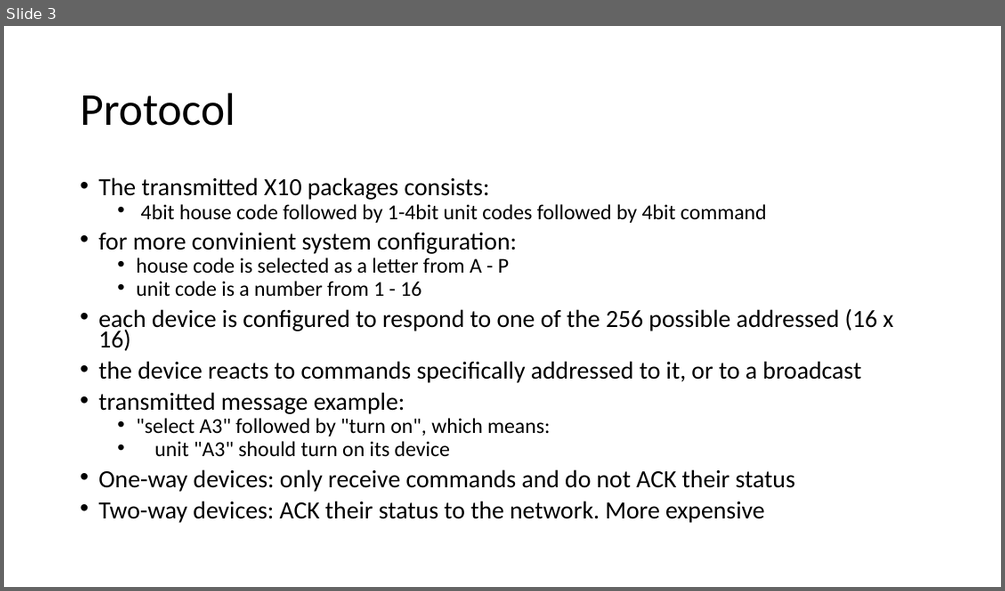
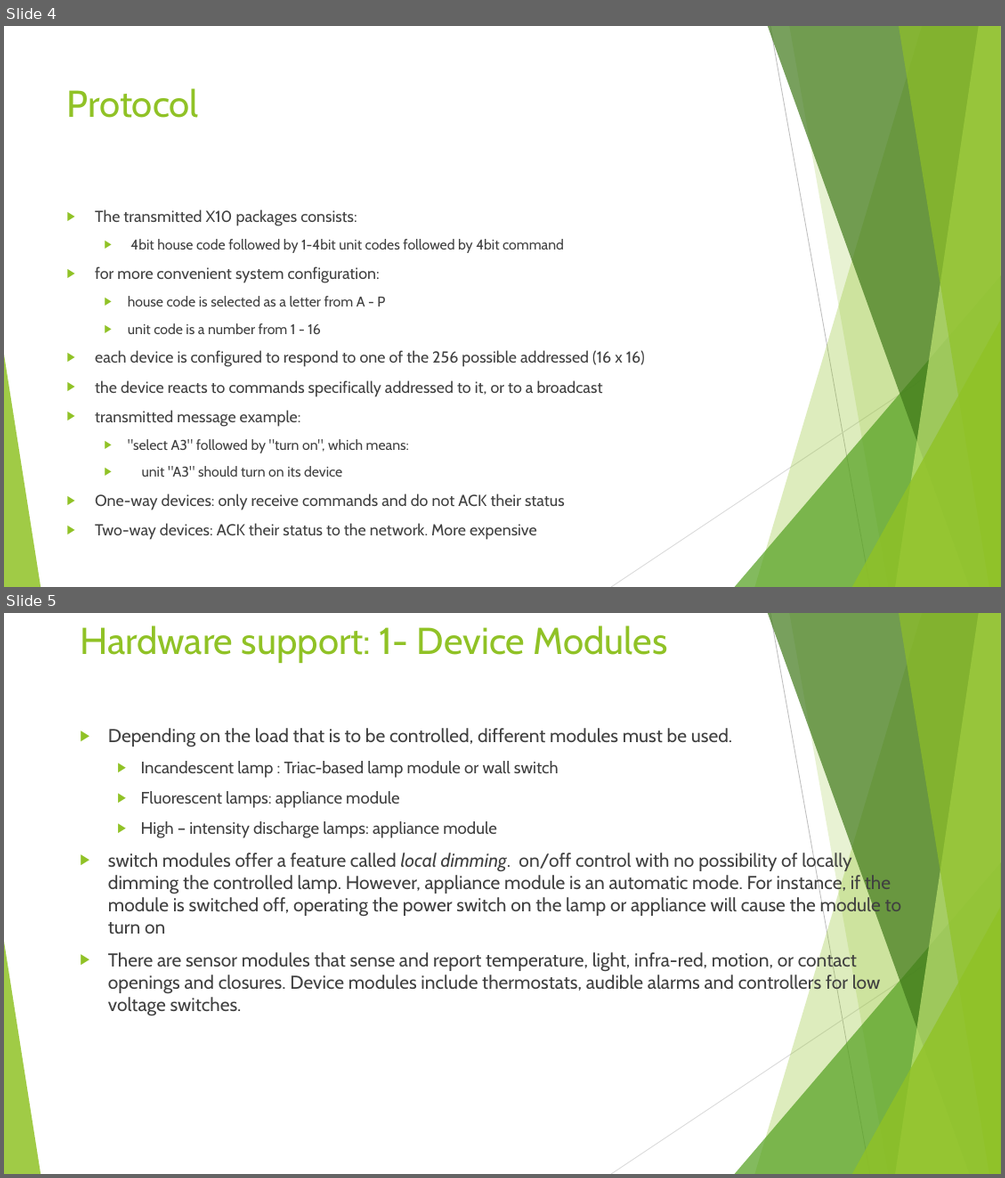
Before and after one commit to alghammariosmah/ulnoiot, a slide deck: teams/aast/altenhofer/2017_06_14/research_x10.pptx. Shown one above the other, each under a label of ours: slide 3 before the commit, slides 4 and 5 after it. The pictures are 1005x591 and 1005x1178 pixels, drawn with LibreOffice and Linux fonts; fonts in the diff are those of the drawing. Boxes give left, top, right and bottom in pixels: in the first picture for what was removed or moved away, otherwise in the second. Text is boxed around its words. In the diff, an @@ line names an element or a change of style, - is before the commit and + after.

```diff
--- a/teams/aast/altenhofer/2017_06_14/research_x10.pptx
+++ b/teams/aast/altenhofer/2017_06_14/research_x10.pptx
@@ slide 5 added at box(4, 613, 1001, 1174), background #FFFFFF; not listed: 10 template elements that a slide beside it also shows @@
@@ title added at box(80, 625, 668, 663), 36 pt, text #90C226 @@
+Hardware support: 1- Device Modules
@@ text added at box(108, 728, 902, 1015), 18 pt, text #404040 @@
+▶ Depending on the load that is to be controlled, different modules must be used.
+  ▶ Incandescent lamp : Triac-based lamp module or wall switch
+  ▶ Fluorescent lamps: appliance module
+  ▶ High – intensity discharge lamps: appliance module
+▶ switch modules offer a feature called local dimming. on/off control with no possibility of locally dimming the controlled lamp. However, appliance module is an automatic mode. For instance, if the module is switched off, operating the power switch on the lamp or appliance will cause the module to turn on
+▶ There are sensor modules that sense and report temperature, light, infra-red, motion, or contact openings and closures. Device modules include thermostats, audible alarms and controllers for low voltage switches.
@@ what was slide 3 is now slide 4 @@
@@ slide 4 changed as well @@
@@ title "Protocol": place and size @@
-title "Protocol" at box(80, 93, 235, 126)
+title "Protocol" at box(67, 88, 199, 118)
@@ title "Protocol" at box(67, 88, 199, 118): size 44 to 36 pt, font Calibri to Cabin, text colour #000000 to #90C226; line spacing 0.9 to 1; vertical alignment middle to top @@
@@ text "The transmitted X10 packages consists:": place and size @@
-text "The transmitted X10 packages consists:" at box(98, 177, 893, 523)
+text "The transmitted X10 packages consists:" at box(95, 209, 645, 510)
@@ text at box(95, 209, 645, 510): size 23.8 to 15.3 pt in "The transmitted X10 packages consists:", "each device is configured to respond to ...", "the device reacts to commands specifically addressed ...", "transmitted message example:" and 2 more places; font Calibri to Cabin, text colour #000000 to #404040; size 20.4 to 13.6 pt in "4bit house code followed by 1-4bit unit ...", "house code is selected as a letter ...", "unit code is a number from 1 ...", ""select A3" followed by "turn on", which ..." and 1 more places; bullet • to ▶; line spacing 0.7 to 1; more space between paragraphs @@
@@ text at box(95, 266, 380, 283): text changed; size 23.8 to 15.3 pt; font Calibri to Cabin; text colour #000000 to #404040 @@
-• for more convinient system configuration:
+▶ for more convenient system configuration:
@@ group added at box(4, 26, 1001, 587): 5 freeform shapes, 3 triangles, 2 lines @@
```
Also in this commit, not shown: 2 other slides changed, 4 other slides added, 14 other files.
